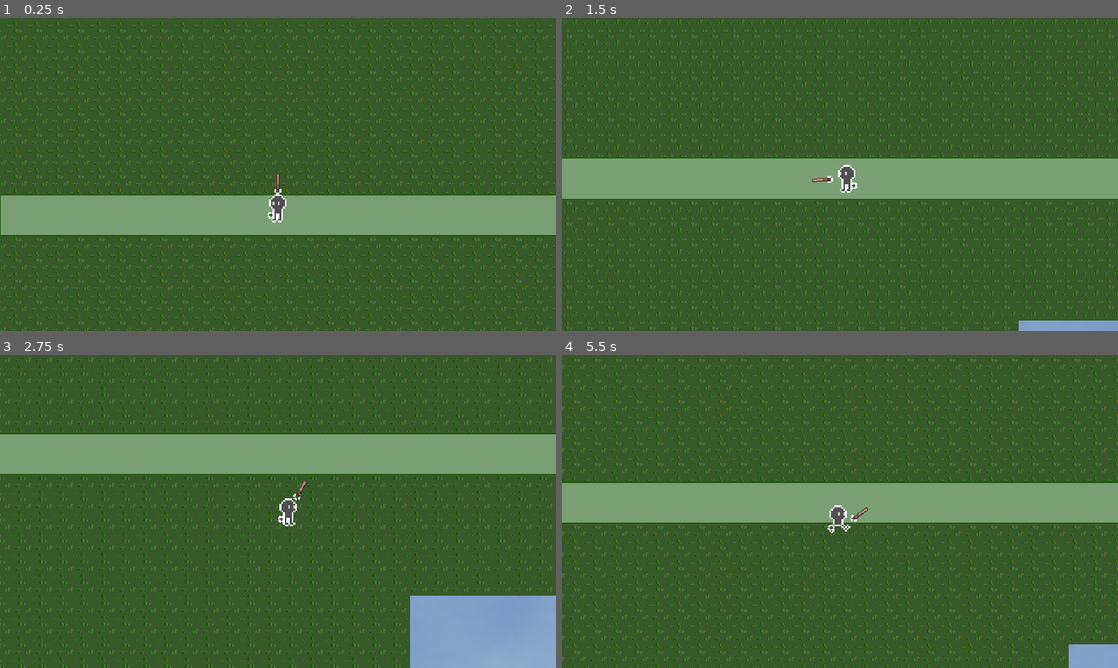
Above: before the commit, frames 1-4 (two rows, left to right).
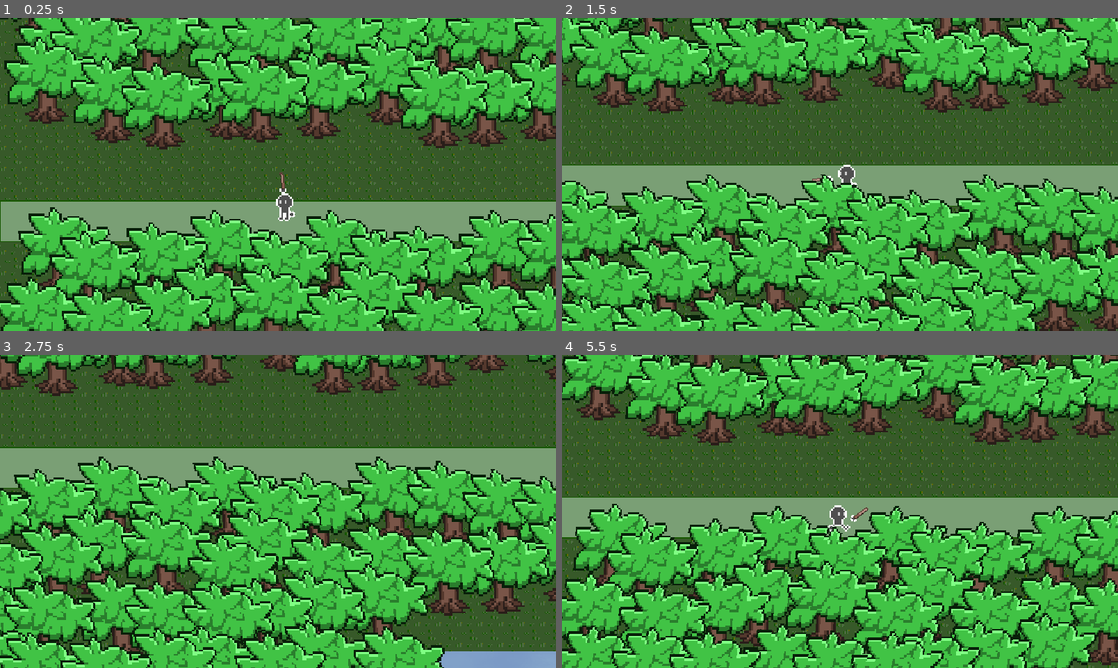
Above: after the commit, the same moments.

Repository: xharris/magicmissiles
Game: Godot game, scene res://game.tscn
The game is run twice, just before and just after one commit, with the same random seed, the same clock (stepped at 60 frames per second) and the same inputs.
Inputs (mouse positions are in pixels of both pictures, inside the frame that each line leads up to):
- Up to frame 1 (0.25 s): no input
- Up to frame 2 (1.5 s): move the mouse to (962, 158) at 0.52 s; hold D (right) 0.53-1.28 s; click (962, 158) at 0.6 s; move the mouse to (728, 190) at 1.27 s; hold S (down) from 1.28 s (still down); right-click (728, 190) at 1.35 s
- Up to frame 3 (2.75 s): move the mouse to (333, 442) at 2.02 s; release S (down) at 2.03 s; hold D (right) from 2.03 s (still down); click (333, 442) at 2.1 s
- Up to frame 4 (5.5 s): move the mouse to (812, 574) at 2.77 s; release D (right) at 2.78 s; hold W (up) 2.78-3.53 s; right-click (812, 574) at 2.85 s; move the mouse to (1006, 558) at 3.52 s; hold A (left) 3.53-5.03 s; click (1006, 558) at 3.6 s; move the mouse to (673, 464) at 4.27 s; right-click (673, 464) at 4.35 s; move the mouse to (867, 511) at 5.02 s; hold S (down) from 5.03 s (still down); click (867, 511) at 5.1 s

The runs differ from the first frame. In frame 1, 71% of the frame differs, in the area x 0-100%, y 0-100%; in frame 2, 72%; in frame 3, 74%; in frame 4, 75%.

Commit message:
creating forest, adds windy shader

Diff:
--- a/components/shape_grid/shape_grid.gd
+++ b/components/shape_grid/shape_grid.gd
@@ -83,6 +83,10 @@
     add_to_group(Groups.SHAPE_GRID)
     child_entered_tree.connect(_child_entered_tree)
     child_exiting_tree.connect(_child_exiting_tree)
+    item_rect_changed.connect(_item_rect_changed)
+    update()
+
+func _item_rect_changed():
     update()
 
 func _child_entered_tree(_child: Node):
--- a/entities/actor/actor.gd
+++ b/entities/actor/actor.gd
@@ -134,7 +134,7 @@
         return
     # movement
     velocity = velocity.lerp(control.move_direction * config.move_speed, delta * 5)
-    move_and_collide(velocity * delta)
+    move_and_slide()#velocity * delta)
 
 func _ready() -> void:
     update()
--- a/entities/shape_fill/shape_fill.tscn
+++ b/entities/shape_fill/shape_fill.tscn
@@ -7,3 +7,5 @@
 
 [node name="Nodes" type="Node2D" parent="." unique_id=1797887054]
 unique_name_in_owner = true
+z_as_relative = false
+y_sort_enabled = true
--- /dev/null
+++ b/entities/tree/tree.gd
@@ -0,0 +1,16 @@
+extends Node2D
+
+@onready var sprite: Sprite2D = %Sprite2D
+
+var _t: float = 0
+var _wind_strength: float = randf()
+
+func _ready() -> void:
+    sprite.material = sprite.material.duplicate()
+
+func _process(delta: float) -> void:
+    _t += delta
+    var mat: ShaderMaterial = sprite.material
+    if mat:
+        var _wind_strength_mult = (sin(_t / 10) + 1) / 2
+        mat.set_shader_parameter("wind_strength", lerpf(0.07, 0.15, _wind_strength * _wind_strength_mult))
--- a/entities/tree/tree.tscn
+++ b/entities/tree/tree.tscn
@@ -1,11 +1,37 @@
 [gd_scene format=3 uid="uid://ckyqulwfwg4lx"]
 
+[ext_resource type="Script" uid="uid://dumm6mth3bq57" path="res://entities/tree/tree.gd" id="1_38xc8"]
 [ext_resource type="Texture2D" uid="uid://bt5utiujlnwjo" path="res://entities/tree/tree2.png" id="1_xs1ax"]
+[ext_resource type="Shader" uid="uid://dssmieo6ffk6v" path="res://resources/shaders/windy_swaying.gdshader" id="2_windy"]
+
+[sub_resource type="ShaderMaterial" id="ShaderMaterial_windy"]
+shader = ExtResource("2_windy")
+shader_parameter/wind_start_threshold = 0.678000032205
+shader_parameter/wind_end_threshold = 2.40800011438
+shader_parameter/wind_end_threshold_2 = 0.72800003458
+shader_parameter/wind_strength = 0.050000002375
+shader_parameter/wind_speed = 0.80400003167023
+shader_parameter/scale = 2.0
+
+[sub_resource type="CapsuleShape2D" id="CapsuleShape2D_xs1ax"]
+radius = 24.0
+height = 144.0
 
 [node name="Tree" type="Node2D" unique_id=1446912366]
+script = ExtResource("1_38xc8")
 
 [node name="Sprite2D" type="Sprite2D" parent="." unique_id=334906085]
+unique_name_in_owner = true
+texture_filter = 1
+material = SubResource("ShaderMaterial_windy")
 position = Vector2(0, 24)
 scale = Vector2(5, 5)
 texture = ExtResource("1_xs1ax")
 offset = Vector2(0, -12)
+
+[node name="StaticBody2D" type="StaticBody2D" parent="." unique_id=813729054]
+position = Vector2(0, -40)
+
+[node name="CollisionShape2D" type="CollisionShape2D" parent="StaticBody2D" unique_id=1654861727]
+rotation = 1.5707941
+shape = SubResource("CapsuleShape2D_xs1ax")
--- a/levels/forest/forest.tscn
+++ b/levels/forest/forest.tscn
@@ -7,6 +7,9 @@
 [ext_resource type="PackedScene" uid="uid://cb6bisyxfcg23" path="res://components/camera_focus/camera_focus_manager.tscn" id="6_fuqgi"]
 [ext_resource type="PackedScene" uid="uid://ps1ujo34e48p" path="res://entities/actor/actor.tscn" id="6_l8lv6"]
 [ext_resource type="Resource" uid="uid://c6stj4cbu1kpw" path="res://resources/actor_configs/player/player.tres" id="7_4o77n"]
+[ext_resource type="PackedScene" uid="uid://bdnqxiuocikwy" path="res://entities/shape_fill/shape_fill.tscn" id="8_s26ds"]
+[ext_resource type="Script" uid="uid://ty8sfey8k1f8" path="res://entities/shape_fill/filler.gd" id="9_40vnh"]
+[ext_resource type="Resource" uid="uid://cn0jl5rxfyvvn" path="res://resources/fillers/trees.tres" id="10_40vnh"]
 
 [sub_resource type="TileSetAtlasSource" id="TileSetAtlasSource_8rbh7"]
 texture = ExtResource("3_b5a7f")
@@ -107,7 +110,7 @@
 unique_name_in_owner = true
 
 [node name="Sprite2D" type="Sprite2D" parent="." unique_id=804686137]
-position = Vector2(1952, 1536)
+position = Vector2(1952, 1632)
 scale = Vector2(3.04, 2.04)
 texture = ExtResource("3_l8lv6")
 
@@ -128,5 +131,24 @@
 y_sort_enabled = true
 
 [node name="Actor" parent="Entities" unique_id=694385484 instance=ExtResource("6_l8lv6")]
-position = Vector2(640, 672)
+position = Vector2(656, 656)
 config = ExtResource("7_4o77n")
+
+[node name="Trees" type="CanvasGroup" parent="Entities" unique_id=1428071871]
+z_as_relative = false
+y_sort_enabled = true
+
+[node name="ShapeFill" parent="Entities/Trees" unique_id=360005954 instance=ExtResource("8_s26ds")]
+y_sort_enabled = true
+filler = Array[ExtResource("9_40vnh")]([ExtResource("10_40vnh")])
+grid_size = Vector2(128, 128)
+
+[node name="CollisionPolygon2D" type="CollisionPolygon2D" parent="Entities/Trees/ShapeFill" unique_id=350981530]
+modulate = Color(1, 1, 1, 0.2)
+position = Vector2(-16, 0)
+polygon = PackedVector2Array(16, 592, 1872, 592, 1872, 256, 16, 256)
+
+[node name="CollisionPolygon2D2" type="CollisionPolygon2D" parent="Entities/Trees/ShapeFill" unique_id=2016092786]
+modulate = Color(1, 1, 1, 0.2)
+position = Vector2(-16, 544)
+polygon = PackedVector2Array(16, 1136, 1184, 1136, 1184, 592, 1872, 592, 1872, 256, 16, 256)
--- a/project.godot
+++ b/project.godot
@@ -34,6 +34,7 @@
 
 window/size/viewport_width=640
 window/size/viewport_height=360
+window/size/mode=3
 window/size/window_width_override=1920
 window/size/window_height_override=1080
 window/stretch/mode="viewport"
--- /dev/null
+++ b/resources/fillers/trees.tres
@@ -0,0 +1,11 @@
+[gd_resource type="Resource" script_class="Filler" format=3 uid="uid://cn0jl5rxfyvvn"]
+
+[ext_resource type="PackedScene" uid="uid://ckyqulwfwg4lx" path="res://entities/tree/tree.tscn" id="1_j1gf2"]
+[ext_resource type="Script" uid="uid://ty8sfey8k1f8" path="res://entities/shape_fill/filler.gd" id="1_vk2dq"]
+
+[resource]
+script = ExtResource("1_vk2dq")
+scene = ExtResource("1_j1gf2")
+chance = 0.8
+offset_range = Vector2(32, 32)
+metadata/_custom_type_script = "uid://ty8sfey8k1f8"
--- /dev/null
+++ b/resources/shaders/windy_swaying.gdshader
@@ -0,0 +1,25 @@
+shader_type canvas_item;
+
+
+uniform float wind_start_threshold : hint_range(0,1) = 0.1;
+uniform float wind_end_threshold : hint_range(0,10) = 2;
+uniform float wind_end_threshold_2 : hint_range(0,2) = .1;
+uniform float wind_strength : hint_range(0,1.5) = .2;
+uniform float wind_speed  : hint_range(.2,5) = 1;
+uniform float scale = 2.0;
+
+void vertex() {
+	VERTEX *= scale;
+}
+
+void fragment() {
+    vec2 uv = (UV - REGION_RECT.xy) / REGION_RECT.zw * scale;
+	uv -= (scale - 1.) / scale;
+
+	float dist_amount = smoothstep(wind_start_threshold * pow((1.0 - uv.y), wind_end_threshold), wind_end_threshold_2, 1.-uv.y);
+    uv.x += sin(TIME * wind_speed) * pow((1.0 - uv.y), wind_end_threshold) * dist_amount  * wind_strength ;
+
+	COLOR = texture(TEXTURE, uv * REGION_RECT.zw + REGION_RECT.xy);
+    vec2 border = step(vec2(0.0), uv) * step(uv, vec2(1.0));
+    COLOR.a *= border.x * border.y;
+}
Not shown, added: entities/tree/tree.gd.uid
Not shown, added: resources/shaders/windy_swaying.gdshader.uid
